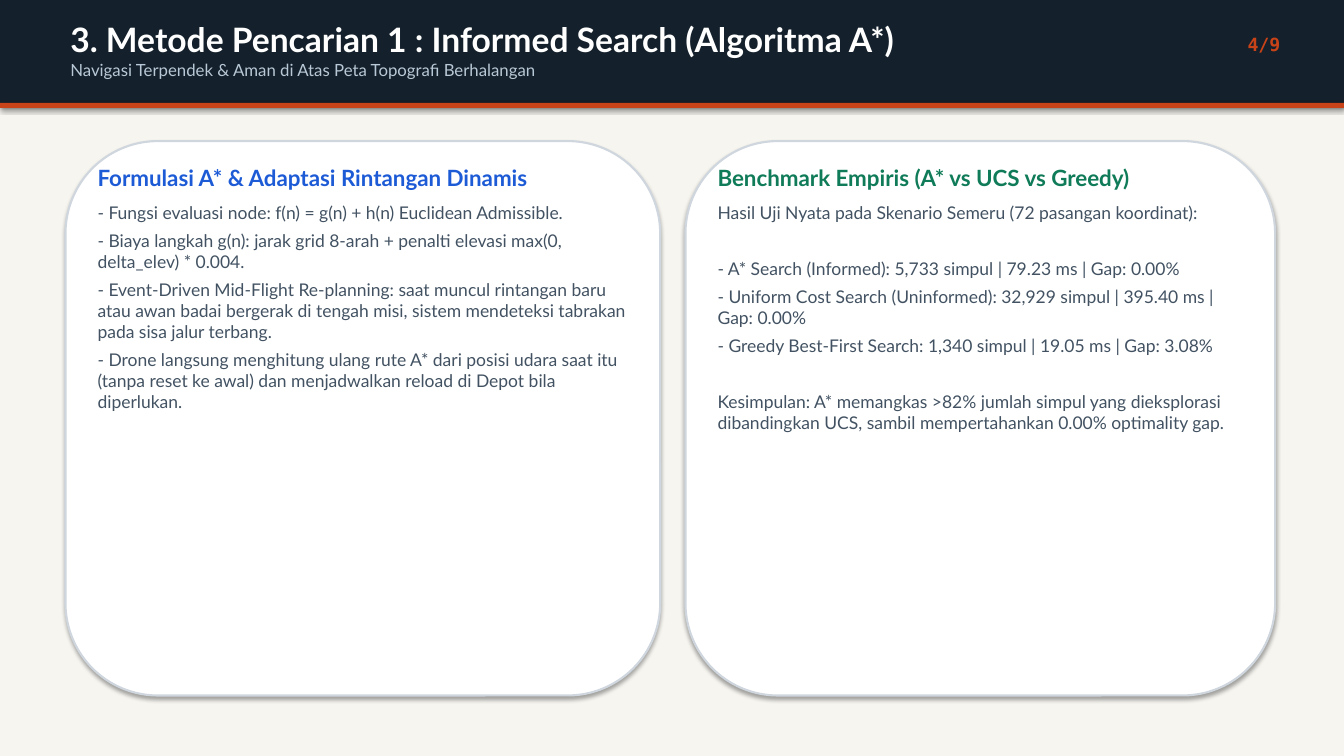
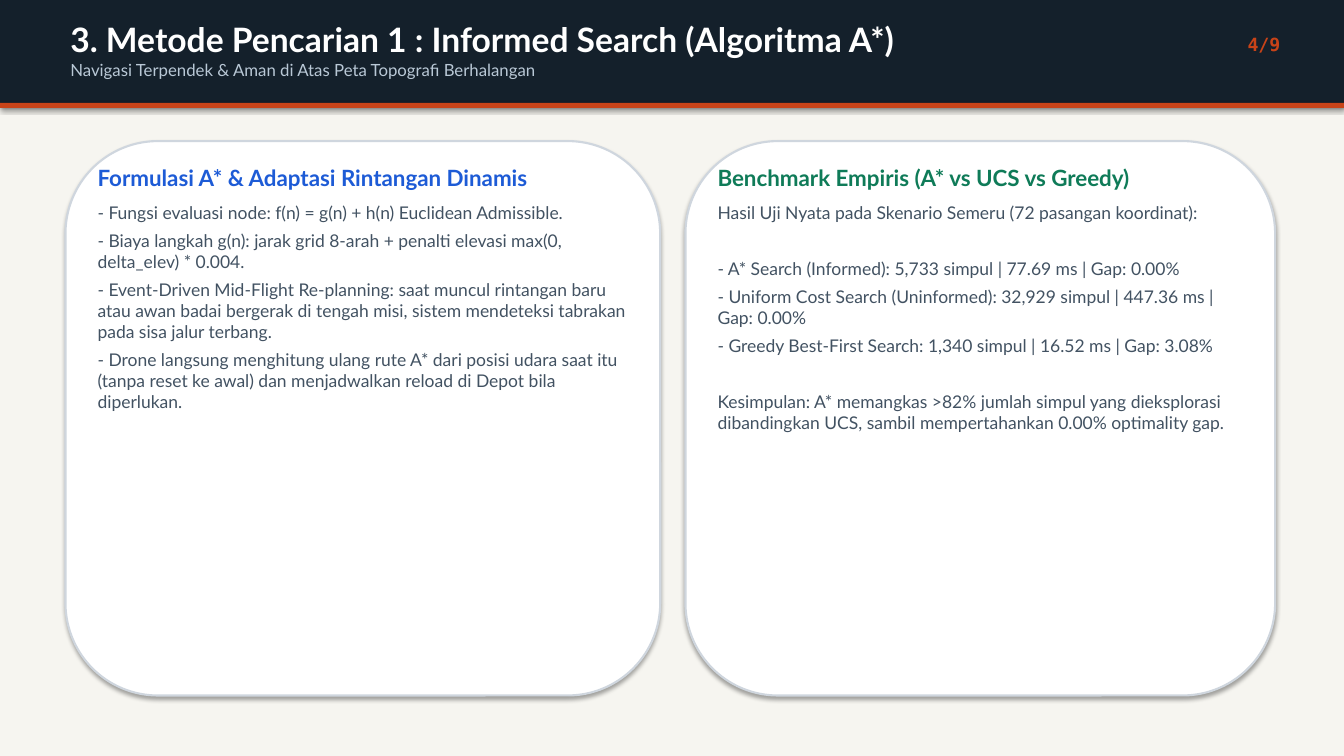
Before and after one commit to PopSharkkk/ArtificialConceptFinalProject, a slide deck: slide 4 of AeroRelief_Progress_KKA.pptx. Drawn at 1344x756 pixels with LibreOffice and Linux fonts; fonts in the diff are those of the drawing. Boxes give left, top, right and bottom in pixels: in the first picture for what was removed or moved away, otherwise in the second. Text is boxed around its words. In the diff, an @@ line names an element or a change of style, - is before the commit and + after.

```diff
--- a/AeroRelief_Progress_KKA.pptx
+++ b/AeroRelief_Progress_KKA.pptx
@@ text at (718,261,1213,355): text changed @@
-- A* Search (Informed): 5,733 simpul | 79.23 ms | Gap: 0.00%
-- Uniform Cost Search (Uninformed): 32,929 simpul | 395.40 ms | Gap: 0.00%
-- Greedy Best-First Search: 1,340 simpul | 19.05 ms | Gap: 3.08%
+- A* Search (Informed): 5,733 simpul | 77.69 ms | Gap: 0.00%
+- Uniform Cost Search (Uninformed): 32,929 simpul | 447.36 ms | Gap: 0.00%
+- Greedy Best-First Search: 1,340 simpul | 16.52 ms | Gap: 3.08%
```
Also in this commit, not shown: 1 other slide changed, 11 other files.
